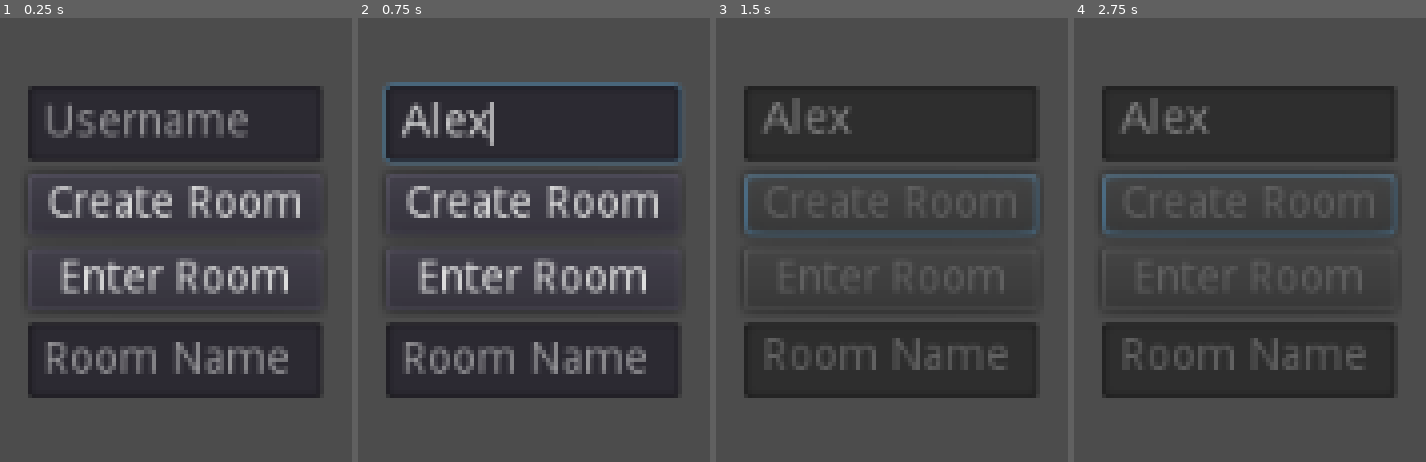
Above: before the commit, frames 1-4 (left to right).
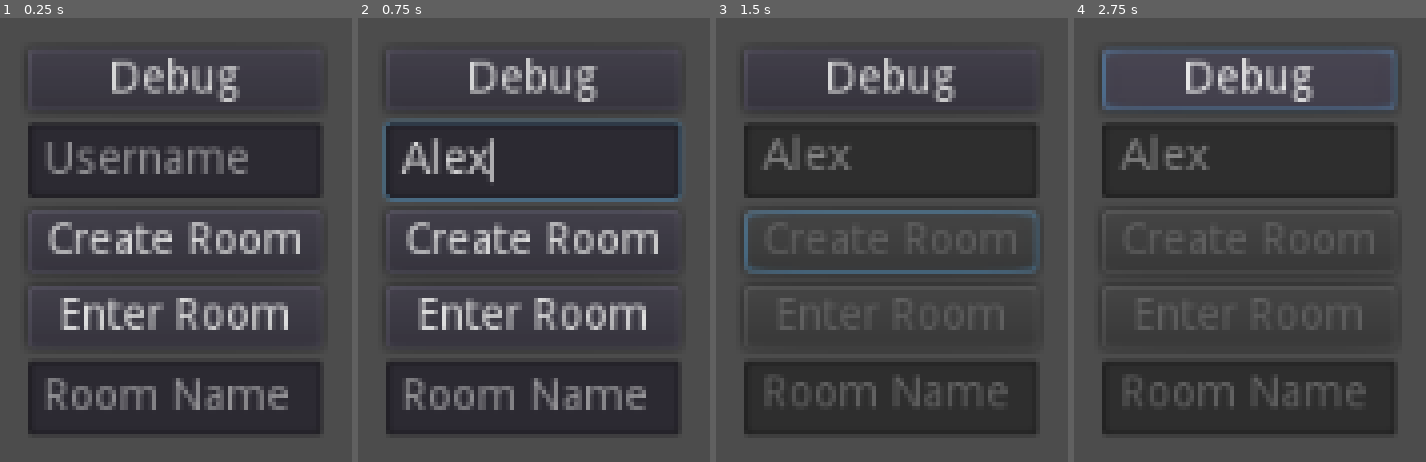
Above: after the commit, the same moments.

Repository: Lucrecious/broken_scribbles
Game: Godot game, scene res://src/ui/start_menu.tscn
Two runs of this game, one before a commit and one after it. Both use one fixed random seed, a clock stepped at 60 frames per second and the inputs below. The project has no main scene, so this scene is started directly.
Inputs (mouse positions are in pixels of both pictures, inside the frame that each line leads up to):
- Up to frame 1 (0.25 s): no input
- Up to frame 2 (0.75 s): click (534, 124) at 0.52 s; type "Alex" at 0.6 s
- Up to frame 3 (1.5 s): click "Create Room" at 1.25 s
- Up to frame 4 (2.75 s): click (1250, 80) at 2 s, where only the run after the commit has a clickable "Debug"

The runs differ from the first frame. In frame 1, 29% of the frame differs, in the area x 7-91%, y 9-94%; in frame 2, 29%; in frame 3, 19%; in frame 4, 22%.
Error before the commit: Assertion failed. (res://src/network/network.gd:36)
Error after the commit: Parse Error: The class "Room" shadows a native class. (res://src/network/room.gd:3)

Commit message:
Create better rooms

Diff:
--- a/project.godot
+++ b/project.godot
@@ -8,9 +8,20 @@
 
 config_version=4
 
-_global_script_classes=[  ]
+_global_script_classes=[ {
+"base": "Node2D",
+"class": "Room",
+"language": "GDScript",
+"path": "res://src/network/room.gd"
+}, {
+"base": "Reference",
+"class": "UUID",
+"language": "GDScript",
+"path": "res://src/network/uuid.gd"
+} ]
 _global_script_class_icons={
-
+"Room": "",
+"UUID": ""
 }
 
 [application]
--- a/src/network/network.gd
+++ b/src/network/network.gd
@@ -4,8 +4,8 @@
 const DEFAULT_PORT := 31400
 const MAX_PLAYERS := 10
 
-signal create_room_attempted(room_name)
-signal enter_room_attempted(room_name)
+signal entered_room_callback(success, room_id, reason)
+signal room_added(room_id)
 
 enum {
 	Error_none = 0,
@@ -23,61 +23,93 @@
 	get_tree().connect('network_peer_connected', self, '_client_entered')
 	get_tree().connect('network_peer_disconnected', self, '_client_left')
 
-func _client_entered(id : int) -> void:
-	_clients[id] = name
-
-func _client_left(id : int) -> void:
-	_clients.erase(id)
+func print_rooms() -> void:
+	for id in _rooms:
+		var r = _rooms[id]
+		prints(r.nickname(), r.id(), r.clients())
 
 func init_local_peer() -> int:
 	return _create_server_or_client()
 
 func create_room(room_name : String) -> void:
 	assert(_local_peer)
+	if not _local_peer: return
 
-	rpc('_attempt_add_room', get_tree().get_network_unique_id(), room_name)
-
-func enter_room(room_name : String) -> void:
-	assert(_local_peer)
-
-	rpc('_attempt_enter_room', get_tree().get_network_unique_id(), room_name)
-
-master func _attempt_enter_room(from_id : int, room_name : String) -> void:
-	if not room_name in _rooms:
-		rpc_id(from_id, '_signal_enter_room_attempted', '')
+	var local_id := get_tree().get_network_unique_id()
+	if _get_room_for_id(local_id) != '':
+		_signal_entered_room(false, '', Error_client_already_in_room)
 		return
 
-	rpc('_enter_room', from_id, room_name)
-	rpc_id(from_id, '_signal_enter_room_attempted', room_name)
+	rpc('_attempt_add_room', local_id, room_name)
+
+func enter_room(room_id : String) -> void:
+	assert(_local_peer)
+	if not _local_peer: return
+
+	if not room_id in _rooms:
+		_signal_entered_room(false, '', Error_room_does_not_exist)
+		return
+
+	var local_id := get_tree().get_network_unique_id()
+	if _get_room_for_id(local_id) != '':
+		_signal_entered_room(false, '', Error_client_already_in_room)
+		return
+
+	rpc('_attempt_enter_room', local_id, room_id)
+
+func _client_entered(id : int) -> void:
+	_clients[id] = true
+
+	if not is_network_master(): return
+
+	_sync(id)
+
+func _client_left(id : int) -> void:
+	_clients.erase(id)
+
+func _sync(id : int) -> void:
+	var room_states := {}
+	for id in _rooms:
+		var r = _rooms[id] as Room
+		room_states[id] = { nickname = r.nickname(), clients = r.clients() }
+
+	rpc_id(id, '_sync_rooms', room_states)
+
+remotesync func _sync_rooms(room_states : Dictionary) -> void:
+	for id in room_states:
+		_add_room(id, room_states[id].nickname)
+		_rooms[id]._clients = room_states[id].clients
+
+func _get_room_for_id(id : int) -> String:
+	for room_id in _rooms:
+		var room := _rooms[room_id] as Room
+		if id in room.clients(): return room_id
+
+	return ''
+
+master func _attempt_enter_room(from_id : int, room_id : String) -> void:
+	rpc('_enter_room', from_id, room_id)
+	rpc_id(from_id, '_signal_entered_room', true, room_id, Error_none)
 
 master func _attempt_add_room(from_id : int, room_name : String) -> void:
-	if room_name in _rooms:
-		rpc_id(from_id, '_signal_create_room_attempted', '')
-		return
+	var room_id := UUID.v4()
+	rpc('_add_room', room_id, room_name)
+	(_rooms[room_id] as Room).add_client(from_id)
+	rpc_id(from_id, '_signal_entered_room', true, room_id, Error_none)
 
-	rpc('_add_room', get_tree().get_rpc_sender_id(), room_name)
-	rpc_id(from_id, '_signal_create_room_attempted', room_name)
+remotesync func _add_room(room_id : String, nickname : String) -> void:
+	var room = preload('res://src/network/room.tscn').instance()
+	room.init(room_id, nickname)
+	add_child(room)
+	_rooms[room_id] = room
+	emit_signal('room_added', room_id)
 
-remotesync func _add_room(id : int, name : String) -> void:
-	var game = preload('res://src/game/game.tscn').instance()
-	game.name = name
-	game.init(id)
-	add_child(game)
-	_rooms[name] = game
+remotesync func _enter_room(id : int, room_id : String) -> void:
+	(_rooms[room_id] as Room).add_client(id)
 
-remotesync func _enter_room(id : int, room_name : String) -> void:
-	if not room_name in _rooms:
-		assert(false)
-		return
 
-	var game = _rooms[room_name]
-	game.add_player(id)
-
-remotesync func _signal_create_room_attempted(room_name : String) -> void:
-	emit_signal('create_room_attempted', room_name)
-
-remotesync func _signal_enter_room_attempted(room_name : String) -> void:
-	emit_signal('enter_room_attempted', room_name)
+remotesync func _signal_entered_room(success : bool, room_id : String, reason : int) -> void:
+	emit_signal('entered_room_callback', success, room_id, reason)
 
 func _create_server_or_client() -> int:
 	var peer = NetworkedMultiplayerENet.new()
--- /dev/null
+++ b/src/network/room.gd
@@ -0,0 +1,33 @@
+extends Node2D
+
+class_name Room
+
+# State
+var _id := ''
+var _nickname := ''
+var _clients := []
+
+func _ready() -> void:
+	get_tree().connect('network_peer_disconnected', self, '_client_disconnected')
+
+func init(id : String, nickname : String) -> void:
+	_id = id
+	name = _id
+	_nickname = nickname
+
+func id() -> String:
+	return _id;
+
+func nickname() -> String:
+	return _nickname
+
+func clients() -> Array:
+	return _clients.duplicate()
+
+func add_client(id : int) -> void:
+	_clients.append(id)
+
+func _client_disconnected(id : int) -> void:
+	if not id in _clients: return
+
+	_clients.erase(id)
--- /dev/null
+++ b/src/network/room.tscn
@@ -0,0 +1,6 @@
+[gd_scene load_steps=2 format=2]
+
+[ext_resource path="res://src/network/room.gd" type="Script" id=1]
+
+[node name="Room" type="Node2D"]
+script = ExtResource( 1 )
--- /dev/null
+++ b/src/network/uuid.gd
@@ -0,0 +1,32 @@
+extends Reference
+
+class_name UUID
+
+static func _random_int(max_value) -> int:
+	randomize()
+	return randi() % max_value
+
+static func _random_bytes(n) -> Array:
+	var r = []
+
+	for _i in range(0, n):
+		r.append(_random_int(256))
+
+	return r
+
+static func _uuidbin() -> Array:
+	var b = _random_bytes(16)
+	b[6] = (b[6] & 0x0f) | 0x40
+	b[8] = (b[8] & 0x3f) | 0x80
+	return b
+
+static func v4() -> String:
+	var b = _uuidbin()
+
+	var low = '%02x%02x%02x%02x' % [b[0], b[1], b[2], b[3]]
+	var mid = '%02x%02x' % [b[4], b[5]]
+	var hi = '%02x%02x' % [b[6], b[7]]
+	var clock = '%02x%02x' % [b[8], b[9]]
+	var node = '%02x%02x%02x%02x%02x%02x' % [b[10], b[11], b[12], b[13], b[14], b[15]]
+
+	return '%s-%s-%s-%s-%s' % [low, mid, hi, clock, node]
--- a/src/ui/start_menu.gd
+++ b/src/ui/start_menu.gd
@@ -6,8 +6,7 @@
 onready var _room_name_edit := $VBox/RoomName as LineEdit
 
 func _ready() -> void:
-	Network.connect('create_room_attempted', self, '_create_room_attempted')
-	Network.connect('enter_room_attempted', self, '_enter_room_attempted')
+	Network.connect('entered_room_callback', self, '_entered_room')
 
 func _disable_ui():
 	_username_edit.editable = false
@@ -21,21 +20,13 @@
 	_enter_room_button.disabled = false
 	_room_name_edit.editable = true
 
-func _create_room_attempted(room_name : String) -> void:
+func _entered_room(success : bool, room_id : String, reason : int) -> void:
 	call_deferred('_enable_ui')
-	if room_name == '':
-		print('Error creating room...')
+	if not success:
+		printt('Error when trying to enter room', reason)
 		return
 
-	prints('Created room: ', room_name)
-
-func _enter_room_attempted(room_name : String) -> void:
-	call_deferred('_enable_ui')
-	if room_name == '':
-		print('Room does not exist')
-		return
-
-	prints('Entered room: ', room_name)
+	prints('Entered room:', room_id)
 
 func _on_CreateRoom_pressed() -> void:
 	Network.create_room(_room_name_edit.text)
@@ -44,3 +35,6 @@
 func _on_EnterRoom_pressed() -> void:
 	Network.enter_room(_room_name_edit.text)
 	_disable_ui()
+
+func _on_Debug_pressed() -> void:
+	Network.print_rooms()
--- a/src/ui/start_menu.tscn
+++ b/src/ui/start_menu.tscn
@@ -13,38 +13,45 @@
 
 [node name="VBox" type="VBoxContainer" parent="."]
 margin_left = 466.0
-margin_top = 250.0
+margin_top = 238.0
 margin_right = 560.0
-margin_bottom = 350.0
+margin_bottom = 362.0
 __meta__ = {
 "_edit_use_anchors_": false
 }
 
+[node name="Debug" type="Button" parent="VBox"]
+margin_right = 94.0
+margin_bottom = 20.0
+text = "Debug"
+
 [node name="Username" type="LineEdit" parent="VBox"]
+margin_top = 24.0
 margin_right = 94.0
-margin_bottom = 24.0
+margin_bottom = 48.0
 placeholder_text = "Username"
 caret_blink = true
 caret_blink_speed = 0.5
 
 [node name="CreateRoom" type="Button" parent="VBox"]
-margin_top = 28.0
+margin_top = 52.0
 margin_right = 94.0
-margin_bottom = 48.0
+margin_bottom = 72.0
 text = "Create Room"
 
 [node name="EnterRoom" type="Button" parent="VBox"]
-margin_top = 52.0
+margin_top = 76.0
 margin_right = 94.0
-margin_bottom = 72.0
+margin_bottom = 96.0
 text = "Enter Room"
 
 [node name="RoomName" type="LineEdit" parent="VBox"]
-margin_top = 76.0
+margin_top = 100.0
 margin_right = 94.0
-margin_bottom = 100.0
+margin_bottom = 124.0
 placeholder_text = "Room Name"
 caret_blink = true
 caret_blink_speed = 0.5
+[connection signal="pressed" from="VBox/Debug" to="." method="_on_Debug_pressed"]
 [connection signal="pressed" from="VBox/CreateRoom" to="." method="_on_CreateRoom_pressed"]
 [connection signal="pressed" from="VBox/EnterRoom" to="." method="_on_EnterRoom_pressed"]
